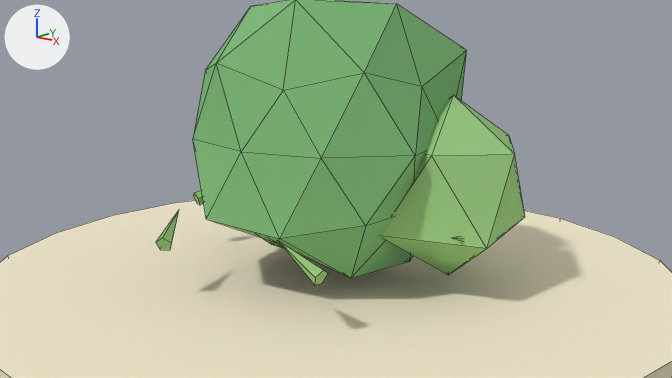
Two versions of the Blender file tools/mcp/blender-mcp/50-Vegetacion/arbusto_redondo_lowpoly_media.blend, one commit apart.
Both versions are drawn from the file's camera 'CAM_Arbusto'. The axes (+X, +Y, +Z) are drawn at upper left. The lights are the same throughout. The first picture is the older version. Mesh edges are drawn as thin lines.

The first picture shows 'Base_Arena', 'SM_Arbusto_M_Arbusto', 'SM_Arbusto_M_Arbusto_Claro', 'SM_Arbusto_M_Pasto_Base'.
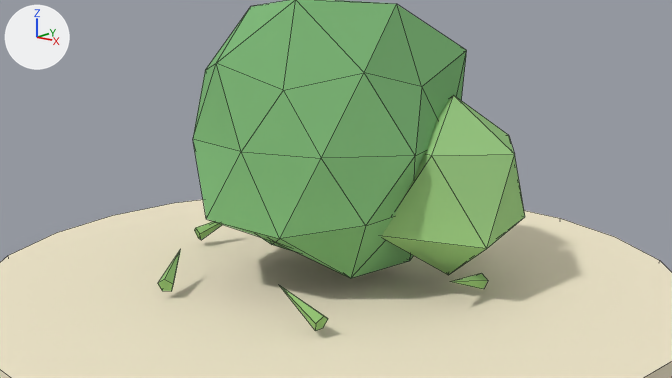
Where the newer file only moved an object's origin or applied its transform, the numbers keep the older frame.

Diff of the bpy script that builds the scene:
```diff
--- a/tools/mcp/blender-mcp/50-Vegetacion/arbusto_redondo_lowpoly_media.blend.py
+++ b/tools/mcp/blender-mcp/50-Vegetacion/arbusto_redondo_lowpoly_media.blend.py
@@ me_sm_arbusto_m_pasto_base @@
 # used by ob_sm_arbusto_m_pasto_base; location = (0.0, 0.0, 0.2)
-me_sm_arbusto_m_pasto_base.from_pydata(...)  # 36 vertices, 36 faces; spans x -1.11..1.05, y -1.03..1.01, z 0.1..0.27
+me_sm_arbusto_m_pasto_base.from_pydata(...)  # 36 vertices, 36 faces; spans x -1.11..1.05, y -1.03..1.01, z 0.05..0.22
+# me_sm_arbusto_m_pasto_base part 1: the whole mesh is moved by (0.0, 0.0, -0.05)
 me_sm_arbusto_m_pasto_base.materials.append(mat_mat_pasto_base)
@@ ob_sm_arbusto_m_pasto_base @@
 ob_sm_arbusto_m_pasto_base = bpy.data.objects.new('SM_Arbusto_M_Pasto_Base', me_sm_arbusto_m_pasto_base)
-ob_sm_arbusto_m_pasto_base.location = (0.0, 0.0, 0.2)
+ob_sm_arbusto_m_pasto_base.location = (0.0, 0.0, 0.0)
```

Boxes [x1, y1, x2, y2] around the edits, measured in the pictures (672 x 378 px):
'SM_Arbusto_M_Pasto_Base', moved
    before: [156, 190, 463, 285]
    after: [158, 221, 488, 331]
